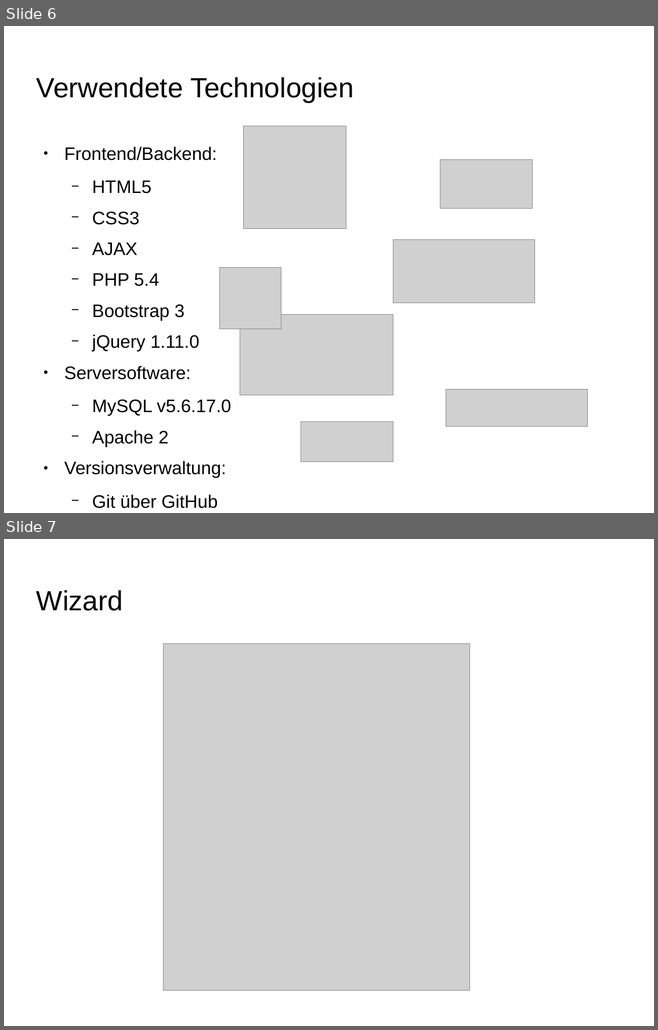
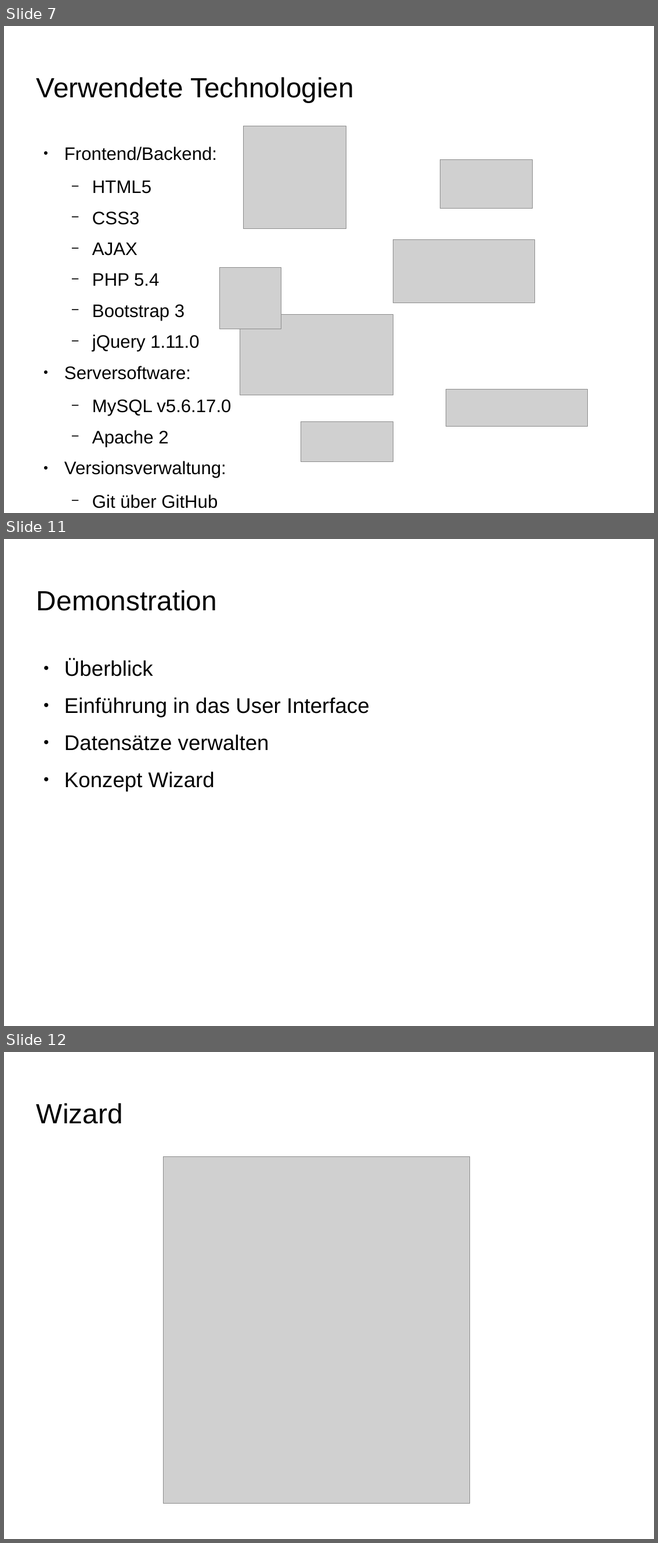
Before and after one commit to Projekt-IFA11D/components, a slide deck: organisation/presentation/finale_praesentation.odp. Shown one above the other, each under a label of ours: slides 6 and 7 before the commit, slides 7, 11 and 12 after it; the slides between them are not shown. The pictures are 658x1030 and 658x1543 pixels, drawn with LibreOffice and Linux fonts; fonts in the diff are those of the drawing; grey boxes stand for pictures; background and template pictures are left out. Boxes give left, top, right and bottom in pixels: in the first picture for what was removed or moved away, otherwise in the second. Text is boxed around its words. In the diff, an @@ line names an element or a change of style, - is before the commit and + after.

```diff
--- a/organisation/presentation/finale_praesentation.odp
+++ b/organisation/presentation/finale_praesentation.odp
@@ slide 11 added at (4, 539, 654, 1026), background picture (left out) @@
@@ title added at (36, 590, 217, 611), 33.9 pt, text #000000 @@
+Demonstration
@@ text added at (64, 659, 369, 792), 26 pt, text #000000 @@
+● Überblick
+● Einführung in das User Interface
+● Datensätze verwalten
+● Konzept Wizard
@@ what was slide 6 is now slide 7 @@
@@ what was slide 7 is now slide 12 @@
```
Also in this commit, not shown: 4 other slides added.
